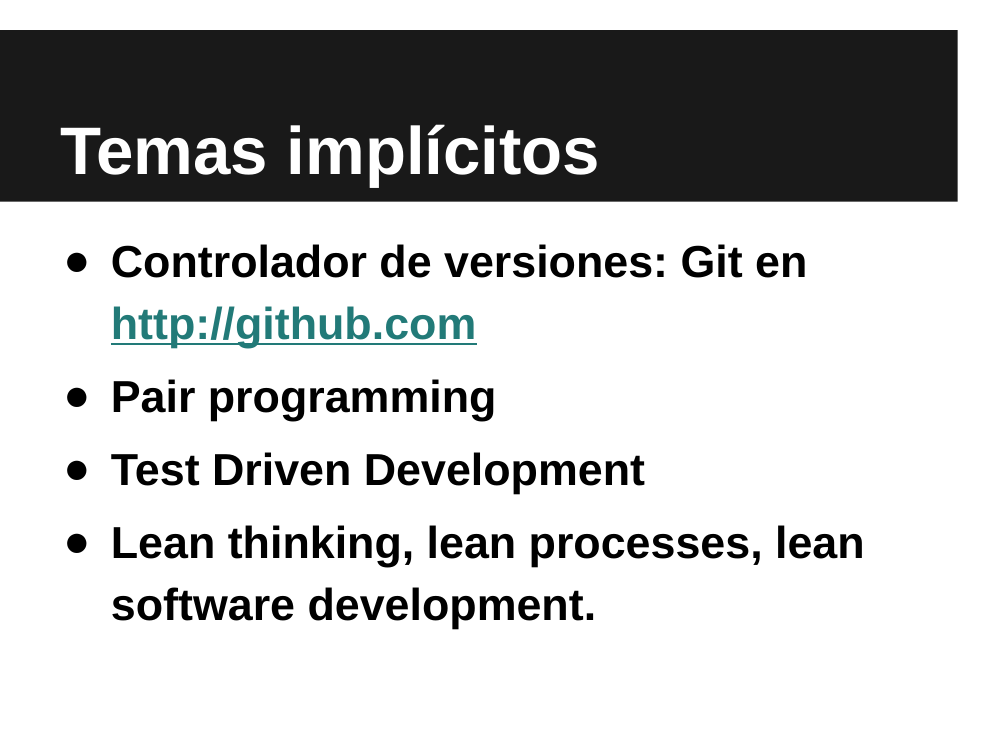
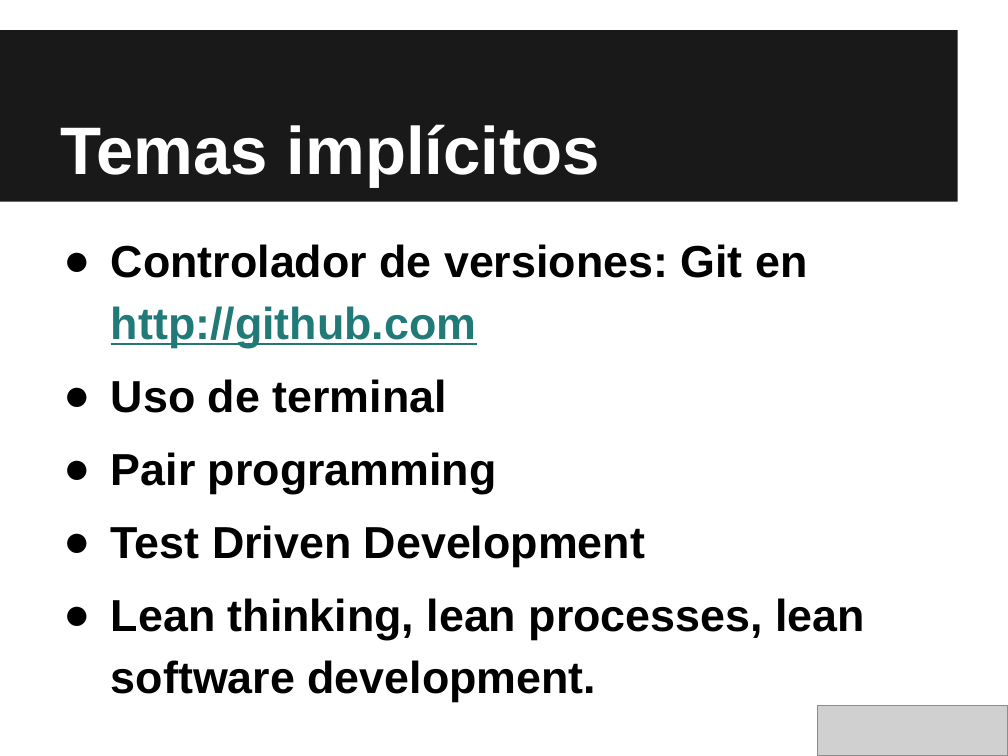
Before and after one commit to hackerschoolmty/newbies, a slide deck: slide 24 of Semana1/0. Intro/Newbies - Clase 0_ Inicio.pptx (slide 22 before the commit). Drawn at 1008x756 pixels with LibreOffice and Linux fonts; fonts in the diff are those of the drawing; grey boxes stand for pictures. Boxes give left, top, right and bottom in pixels: in the first picture for what was removed or moved away, otherwise in the second. Text is boxed around its words. In the diff, an @@ line names an element or a change of style, - is before the commit and + after.

```diff
--- a/Semana1/0. Intro/Newbies - Clase 0_ Inicio.pptx
+++ b/Semana1/0. Intro/Newbies - Clase 0_ Inicio.pptx
@@ text at (111, 379, 447, 413): paragraph added @@
+● Uso de terminal
@@ picture added at (817, 706, 1008, 756) @@
```
Also in this commit, not shown: 17 other slides changed, 4 slides added, 2 slides removed, 29 other files.
